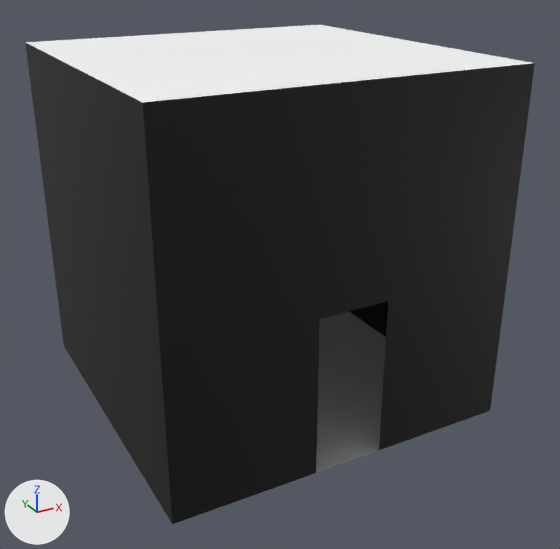
The FBX model Assets/Environment/SM_Room_Start.fbx, before and after one commit.
Both versions are drawn from a 50 mm lens placed at (1.11, -9.5, 14.44), pointed at (6.13, -0.38, 9.88). The lights are fixed; the arrows at lower left show +X, +Y and +Z. Where no turn or scale is listed for an object, it has been applied to the vertices.

The first picture shows 'SM_Room_Start'.
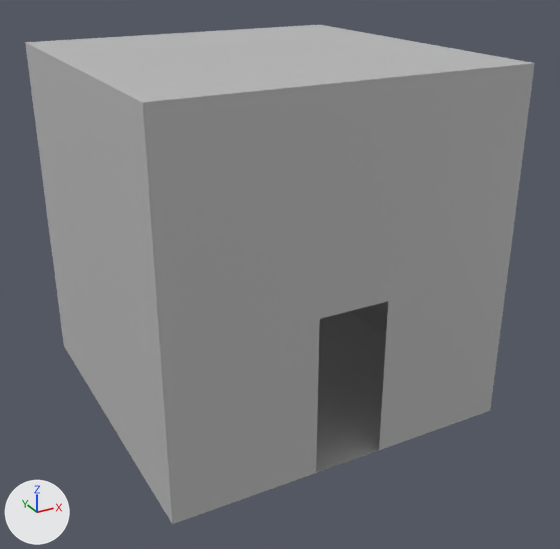
The newer file is also turned or shifted as a whole; pictures and numbers use the older file's frame.

Boxes (x1, y1, x2, y2) around the edits, measured in the pictures (560 x 549 px):
part 1 of me_mesh, recoloured (black to grey)
    both: (25, 43, 535, 524)
part 2 of me_mesh, recoloured (white to grey)
    both: (25, 25, 531, 102)

The change in detail:
me_mesh has 44 vertices, 45 faces and spans x -2.5..2.5, y -2.5..2.5, z 0.0..5.0.
me_mesh is used by ob_sm_room_start; location (6.0, 0.0, 8.0).
me_mesh part 1: all 23 faces that had it switch from mat_lambert82 (black #000000) to mat_lambert81 (grey #bcbcbc).
me_mesh part 2: all 9 faces that had it switch from mat_lambert83 (white #ffffff) to mat_lambert81 (grey #bcbcbc).
